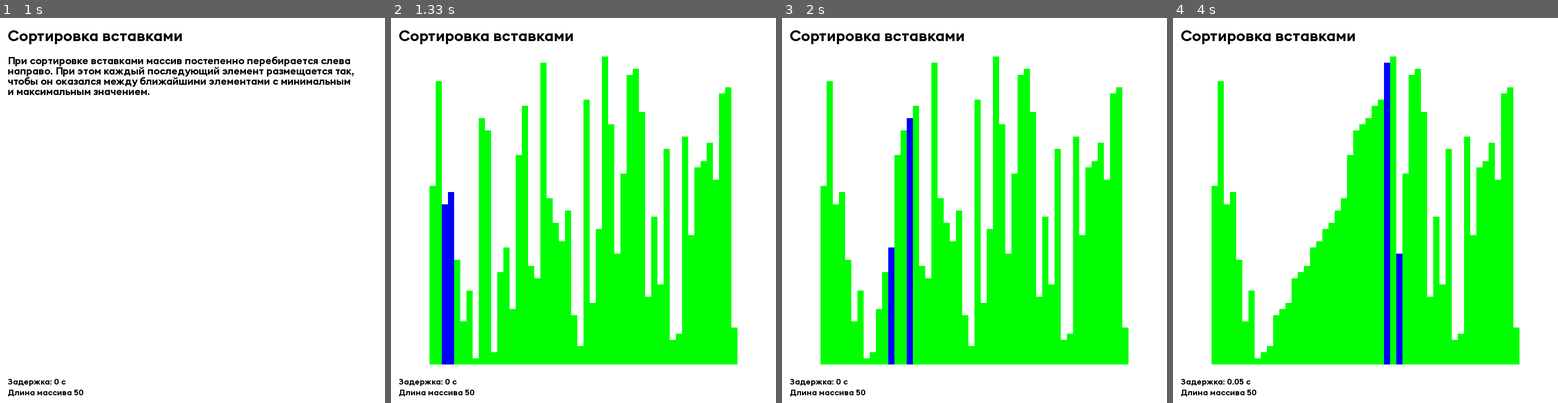
Above: before the commit, frames 1-4 (left to right).
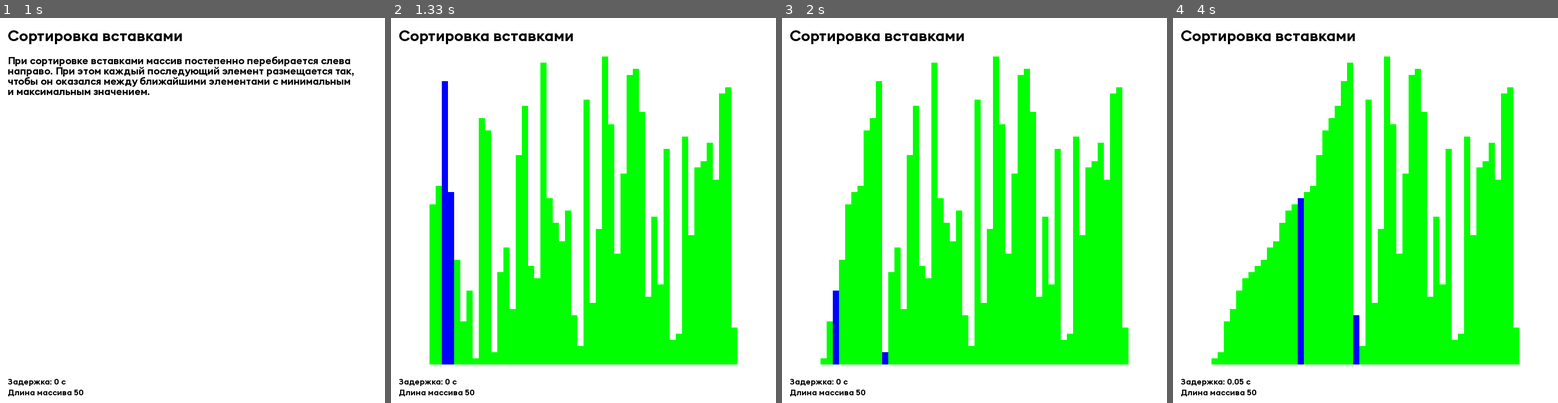
Above: after the commit, the same moments.

Repository: Eta-I-Teta/sort_visualization
Game: pygame game, started from main.py
The game is run twice, just before and just after one commit, with the same random seed, the same clock (stepped at 60 frames per second) and the same inputs.
Inputs:
- Up to frame 1 (1 s): tap Enter at 0.33 s; hold Esc from 0.67 s (still down); hold A from 0.67 s (still down)
- Up to frame 2 (1.33 s): release Esc at 1.2 s; release A at 1.2 s; tap Enter at 1.23 s
- Up to frame 3 (2 s): tap T at 1.57, 1.9 s
- Up to frame 4 (4 s): hold W from 3.8 s (still down)

Frame 1 is identical in both runs. In frame 2, 1.0% of the frame differs, in the area x 10-15%, y 16-49%; in frame 3, 9.8%; in frame 4, 15%, in the area x 10-60%, y 10-90%.

Commit message:
Добавлена сортировка вставками

Diff:
--- a/engine/sort_and_draw.py
+++ b/engine/sort_and_draw.py
@@ -68,26 +68,33 @@
     stopped_point = additional_info["stopped_point"]
     right_border = additional_info["right_border"]
 
-    if stopped_point != -1:
-        if arr[right_border + 1] > arr[stopped_point]:
-            move_element(arr, right_border + 1, stopped_point + 1)
+    if right_border == len(arr) - 1:
+        return {
+            "stopped_point": 0,
+            "right_border": 0
+        }
+    else:
+        if stopped_point != -1:
+            if arr[right_border + 1] > arr[stopped_point]:
+                move_element(arr, right_border + 1, stopped_point + 1)
+                draw_array(surface, arr, [stopped_point, right_border + 1])
+                time.sleep(delay)
+                return {
+                    "stopped_point": right_border + 1,
+                    "right_border": right_border + 1
+                }
+            else:
+                draw_array(surface, arr, [stopped_point, right_border + 1])
+                time.sleep(delay)
+                return {
+                    "stopped_point": stopped_point - 1,
+                    "right_border": right_border
+                }
+        else:
+            move_element(arr, right_border + 1, 0)
             draw_array(surface, arr, [stopped_point, right_border + 1])
             time.sleep(delay)
             return {
                 "stopped_point": right_border + 1,
                 "right_border": right_border + 1
             }
-        else:
-            draw_array(surface, arr, [stopped_point, right_border + 1])
-            time.sleep(delay)
-            return {
-                "stopped_point": stopped_point - 1,
-                "right_border": right_border
-            }
-    else:
-        draw_array(surface, arr, [stopped_point, right_border + 1])
-        time.sleep(delay)
-        return {
-            "stopped_point": right_border + 1,
-            "right_border": right_border + 1
-        }
--- a/main.py
+++ b/main.py
@@ -62,7 +62,10 @@
             running = False
         elif event.type == pygame.KEYDOWN:
             if event.key == pygame.K_ESCAPE:
-                sorting = False
+                if sorting:
+                    sorting = False
+                else:
+                    running = False
 
             if (event.key == pygame.K_RETURN) and (not sorting):
                 arr = []
@@ -99,9 +102,6 @@
                 arr_lenght = min(250, arr_lenght + 5)
             if (event.key == pygame.K_q) and (not sorting):
                 arr_lenght = max(10, arr_lenght - 5)
-
-    # Обновление игрового состояния
-    # (здесь будет ваша игровая логика)
 
     # Отрисовка
     screen.fill(CONFIG_SCREEN["bg_color"])
